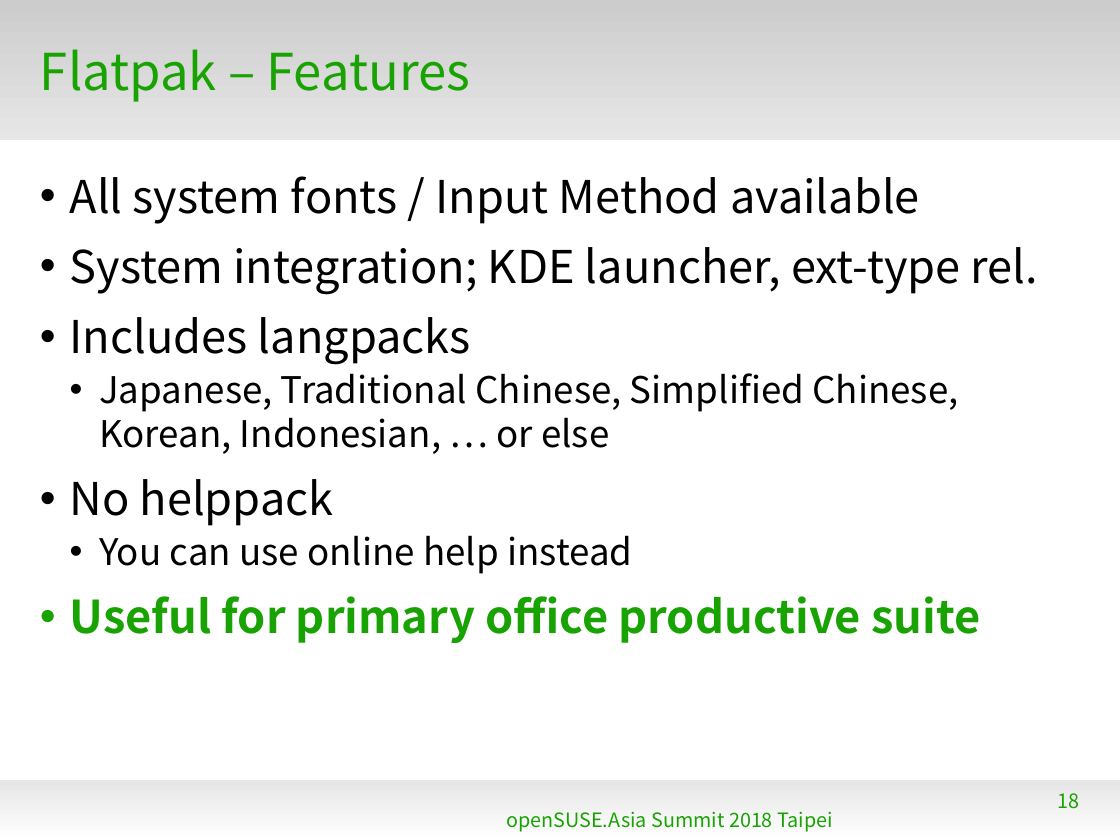
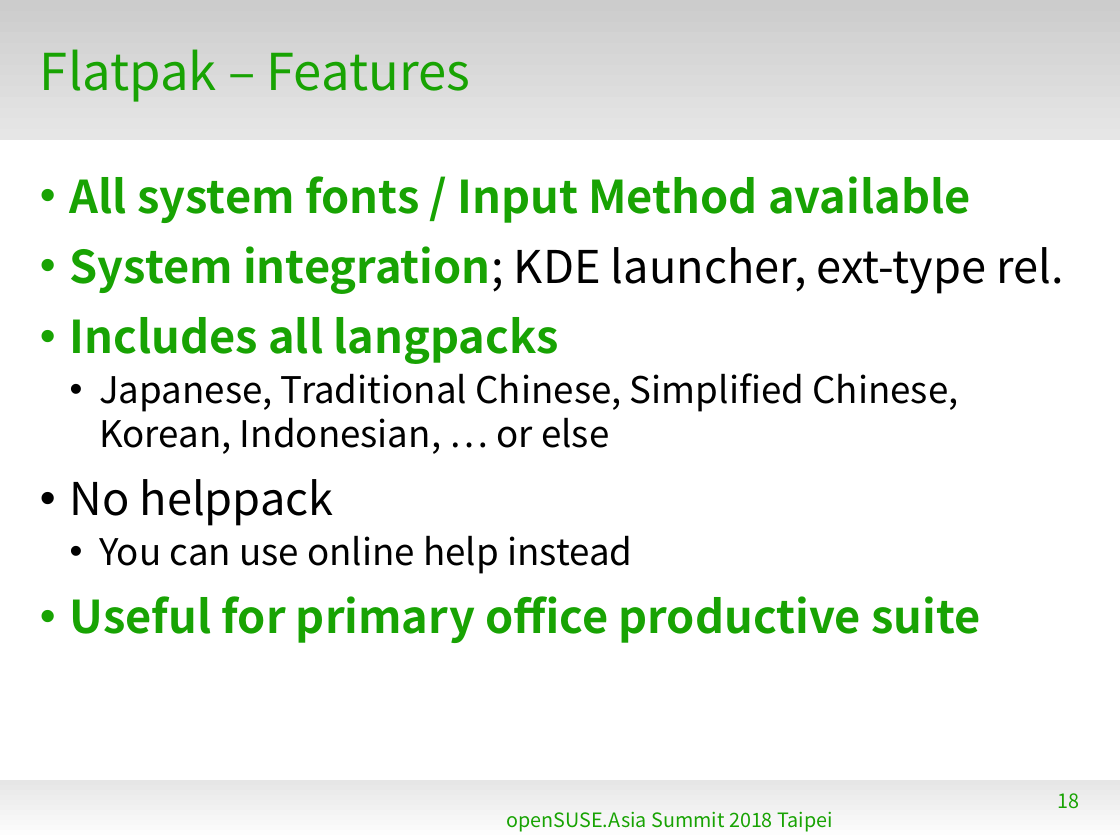
Before and after one commit to naruoga/KantoLibreOffice, a slide deck: slide 18 of 2018-08-openSUSEasia/LatestLibreOffice-openSUSEAsia2018.odp. Drawn at 1120x840 pixels with LibreOffice and Linux fonts; fonts in the diff are those of the drawing; background and template pictures are left out. Boxes give left, top, right and bottom in pixels: in the first picture for what was removed or moved away, otherwise in the second. Text is boxed around its words. In the diff, an @@ line names an element or a change of style, - is before the commit and + after.

```diff
--- a/2018-08-openSUSEasia/LatestLibreOffice-openSUSEAsia2018.odp
+++ b/2018-08-openSUSEasia/LatestLibreOffice-openSUSEAsia2018.odp
@@ text at (70,176,1064,294): text colour #000000 to #18A303, bold on in "All system fonts / Input Method available", "System integration;" @@
@@ text at (70,317,559,364): text changed; text colour #000000 to #18A303; bold on @@
-• Includes langpacks
+• Includes all langpacks
```
Also in this commit, not shown: 3 other slides changed.
